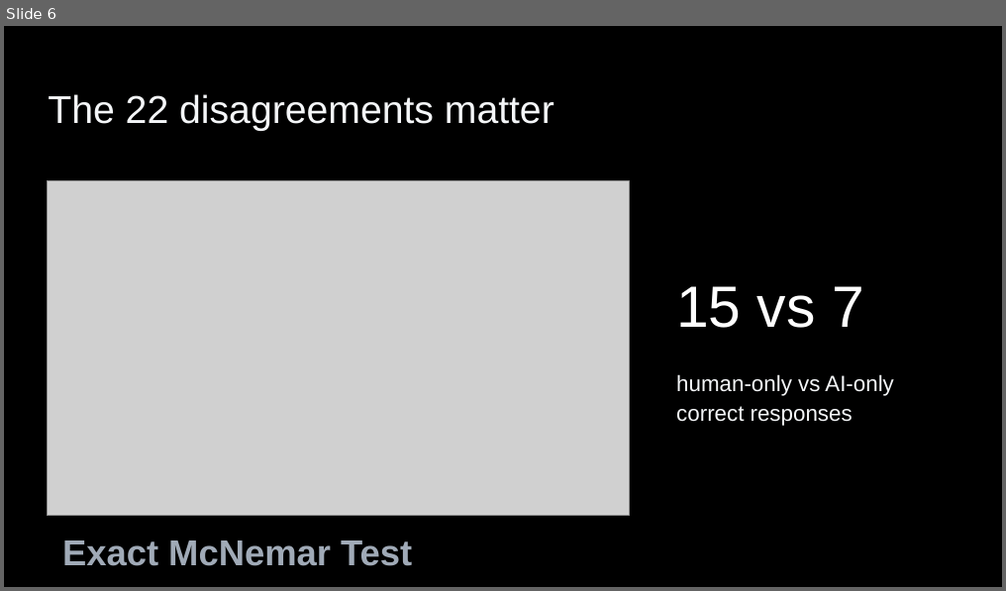
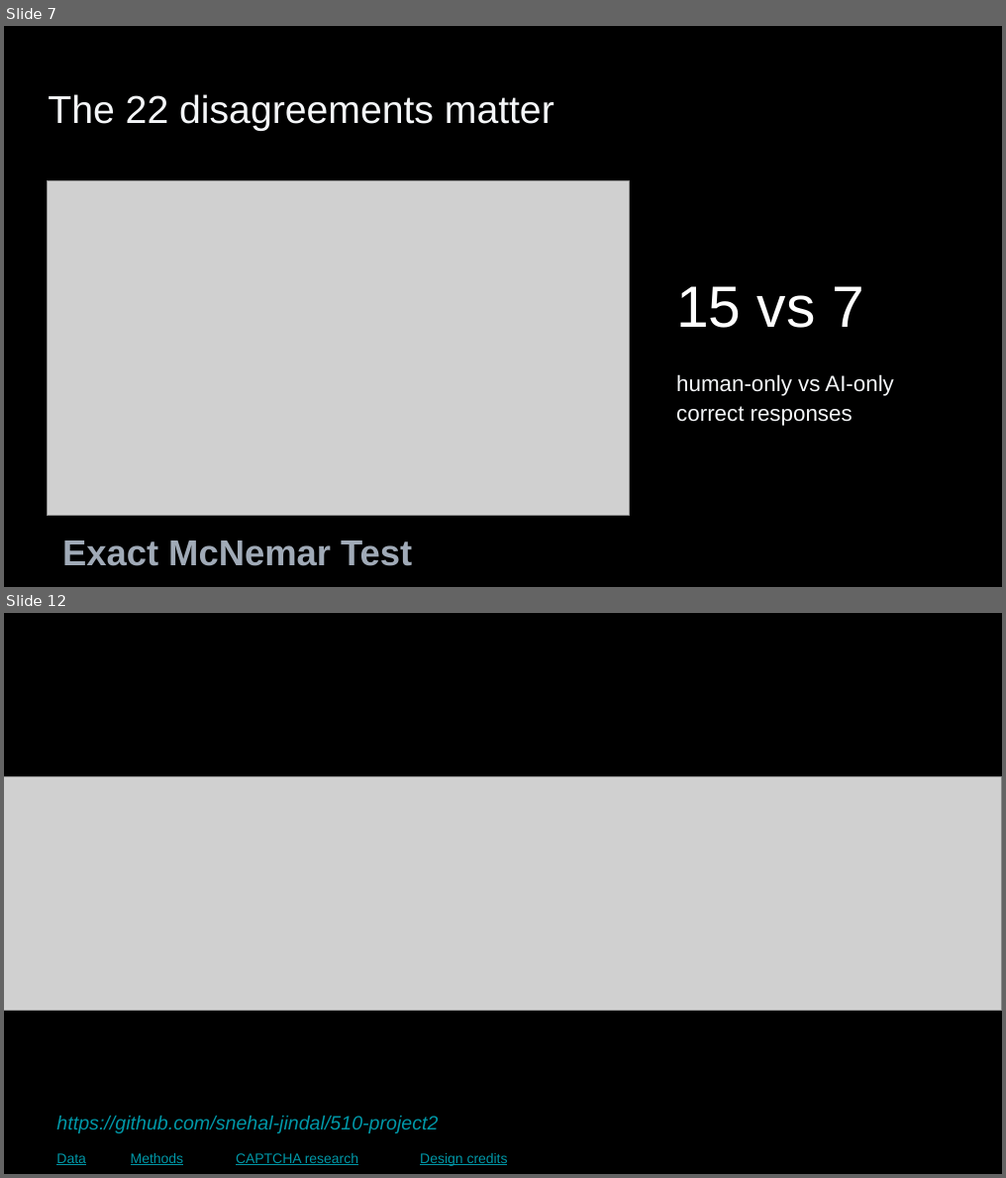
Before and after one commit to snehal-jindal/510-project2, a slide deck: presentation/slides.pptx. Shown one above the other, each under a label of ours: slide 6 before the commit, slides 7 and 12 after it; the slides between them are not shown. The pictures are 1006x591 and 1006x1178 pixels, drawn with LibreOffice and Linux fonts; fonts in the diff are those of the drawing; grey boxes stand for pictures. Boxes give left, top, right and bottom in pixels: in the first picture for what was removed or moved away, otherwise in the second. Text is boxed around its words. In the diff, an @@ line names an element or a change of style, - is before the commit and + after.

```diff
--- a/presentation/slides.pptx
+++ b/presentation/slides.pptx
@@ slide 12 added at box(4, 613, 1002, 1174), background #000000 @@
@@ picture added at box(4, 776, 1002, 1010) @@
@@ text added at box(56, 1116, 438, 1134), 14 pt, text #0097A7, italic @@
+https://github.com/snehal-jindal/510-project2
@@ text added at box(56, 1154, 85, 1165), 10 pt, text #0097A7, underline @@
+Data
@@ text added at box(131, 1154, 184, 1165), 10 pt, text #0097A7, underline @@
+Methods
@@ text added at box(236, 1154, 358, 1165), 10 pt, text #0097A7, underline @@
+CAPTCHA research
@@ text added at box(420, 1154, 508, 1166), 10 pt, text #0097A7, underline @@
+Design credits
@@ what was slide 6 is now slide 7 @@
```
Also in this commit, not shown: 3 slides changed, 2 other slides added, 1 slide removed, 8 other files.
